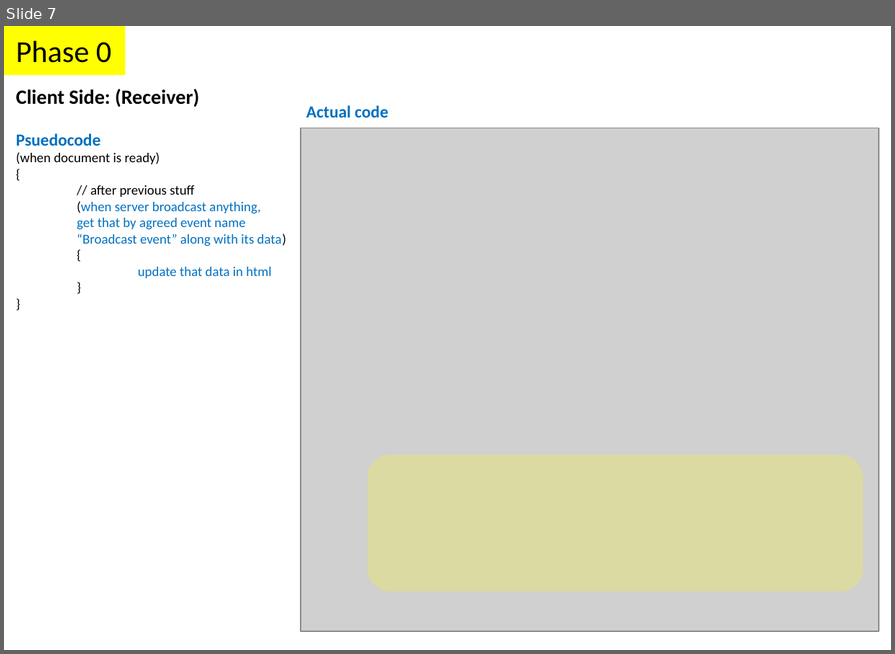
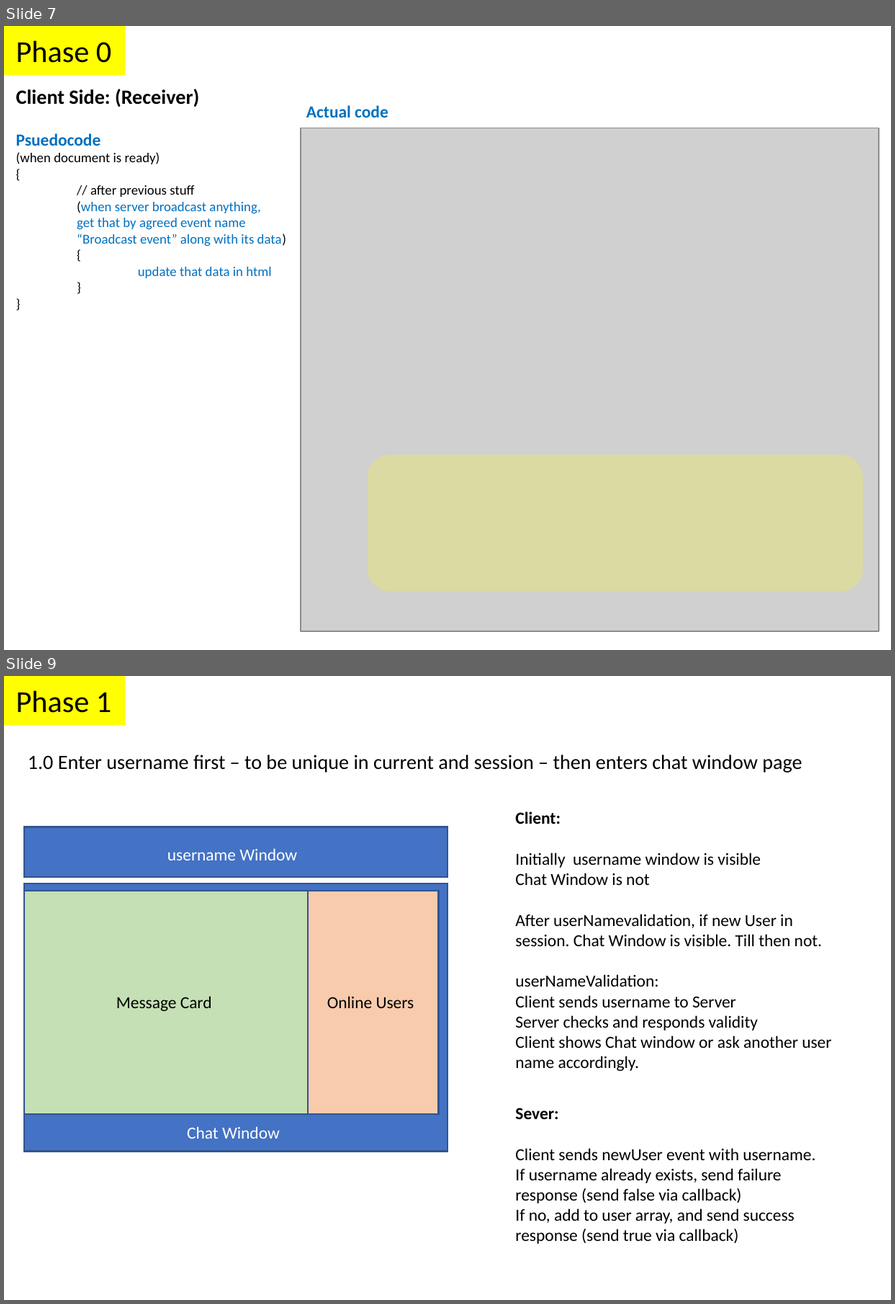
Before and after one commit to parthi2929/awesome-socket-io, a slide deck: Illustrations.pptx. Shown one above the other, each under a label of ours: slide 7 before the commit, slides 7 and 9 after it; the slides between them are not shown. The pictures are 895x654 and 895x1304 pixels, drawn with LibreOffice and Linux fonts; fonts in the diff are those of the drawing; grey boxes stand for pictures. Boxes give left, top, right and bottom in pixels: in the first picture for what was removed or moved away, otherwise in the second. Text is boxed around its words. In the diff, an @@ line names an element or a change of style, - is before the commit and + after.

```diff
--- a/Illustrations.pptx
+++ b/Illustrations.pptx
@@ slide 9 added at (4,676,891,1300), background #FFFFFF @@
@@ rectangle added at (4,676,126,725), fill #FFFF00, 18 pt, text #000000 @@
+Phase 1
@@ text added at (28,754,802,772), 12 pt, text #000000 @@
+1.0 Enter username first – to be unique in current and session – then enters chat window page
@@ text added at (515,811,831,1071), 10 pt, text #000000 @@
+Client:
+Initially username window is visible
+Chat Window is not
+After userNamevalidation, if new User in session. Chat Window is visible. Till then not.
+userNameValidation:
+Client sends username to Server
+Server checks and responds validity
+Client shows Chat window or ask another user name accordingly.
@@ rectangle added at (23,827,448,877), fill #4472C4, outline #325491 1 pt @@
@@ text added at (167,848,297,860), 10 pt, text #FFFFFF @@
+username Window
@@ rectangle added at (23,883,448,1150), fill #4472C4, outline #325491 1 pt @@
@@ rectangle added at (23,891,307,1114), fill #C5E0B4, outline #325491 1 pt @@
@@ rectangle added at (307,891,437,1114), fill #F8CBAD, outline #325491 1 pt @@
@@ text added at (116,996,212,1011), 10 pt, text #000000 @@
+Message Card
@@ text added at (327,996,414,1008), 10 pt, text #000000 @@
+Online Users
@@ text added at (515,1107,815,1243), 10 pt, text #000000 @@
+Sever:
+Client sends newUser event with username.
+If username already exists, send failure response (send false via callback)
+If no, add to user array, and send success response (send true via callback)
@@ text added at (187,1126,280,1138), 10 pt, text #FFFFFF @@
+Chat Window
```
Also in this commit, not shown: 3 other slides added, 6 other files.
